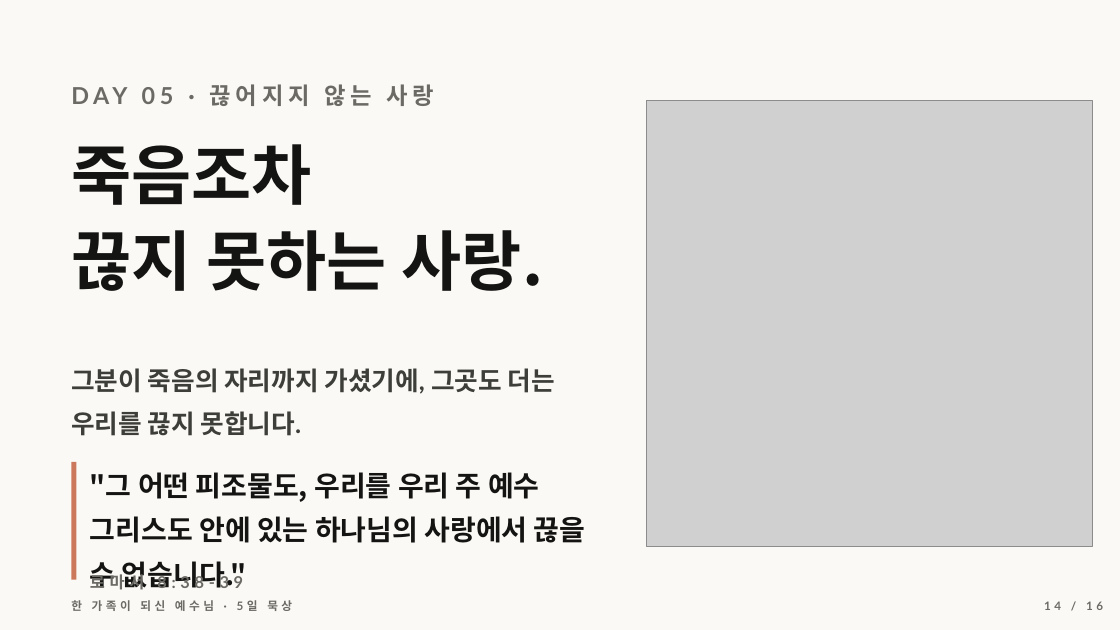
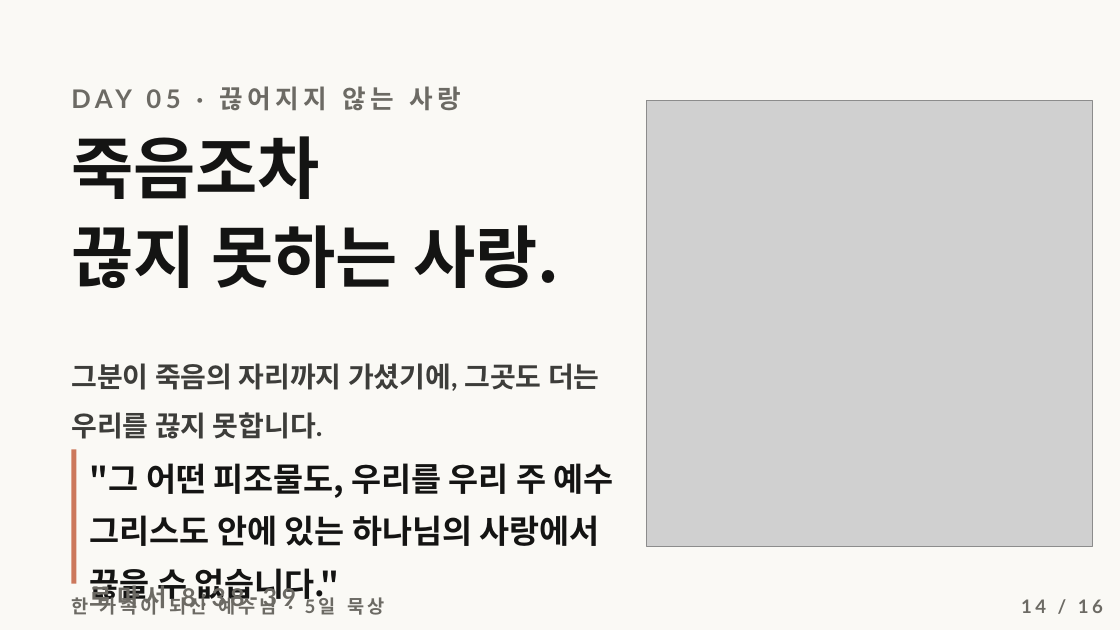
Before and after one commit to abadcsh-tech/share, a slide deck: slide 14 of devotion-10/devotional_v3.pptx. Drawn at 1120x630 pixels with LibreOffice and Linux fonts; fonts in the diff are those of the drawing; grey boxes stand for pictures. Boxes give left, top, right and bottom in pixels: in the first picture for what was removed or moved away, otherwise in the second. Text is boxed around its words. In the diff, an @@ line names an element or a change of style, - is before the commit and + after.

```diff
--- a/devotion-10/devotional_v3.pptx
+++ b/devotion-10/devotional_v3.pptx
@@ text "DAY 05 · 끊어지지 않는 ..." at (219,86,461,111): size 20 to 22 pt @@
@@ text "죽음조차": place and size @@
-text "죽음조차" at (71,144,544,291)
+text "죽음조차" at (71,136,560,288)
@@ text "죽음조차" at (71,136,560,288): size 56 to 58 pt @@
@@ text "그분이 죽음의 자리까지 가셨기에, 그곳도 ..." at (71,363,600,439): size 22 to 24 pt; line spacing 1.4 to 1.45 @@
@@ text ""그 어떤 피조물도, 우리를 우리 ...": place and size @@
-text ""그 어떤 피조물도, 우리를 우리 ..." at (90,472,586,590)
+text ""그 어떤 피조물도, 우리를 우리 ..." at (90,463,614,604)
@@ text ""그 어떤 피조물도, 우리를 우리 ..." at (90,463,614,604): size 24 to 28 pt; line spacing 1.32 to 1.34 @@
@@ rectangle: place and size @@
-rectangle at (71,462,76,580)
+rectangle at (71,450,76,584)
@@ text "로마서 8:38-39" at (90,581,296,612): size 14 to 21 pt @@
@@ text "한 가족이 되신 예수님 · ..." at (71,594,385,615): size 10 to 16 pt @@
@@ text "14 / 16": place and size @@
-text "14 / 16" at (1044,601,1103,610)
+text "14 / 16" at (1021,599,1103,613)
@@ text "14 / 16" at (1021,599,1103,613): size 10 to 16 pt @@
```
Also in this commit, not shown: 15 other slides changed, 4 other files.
